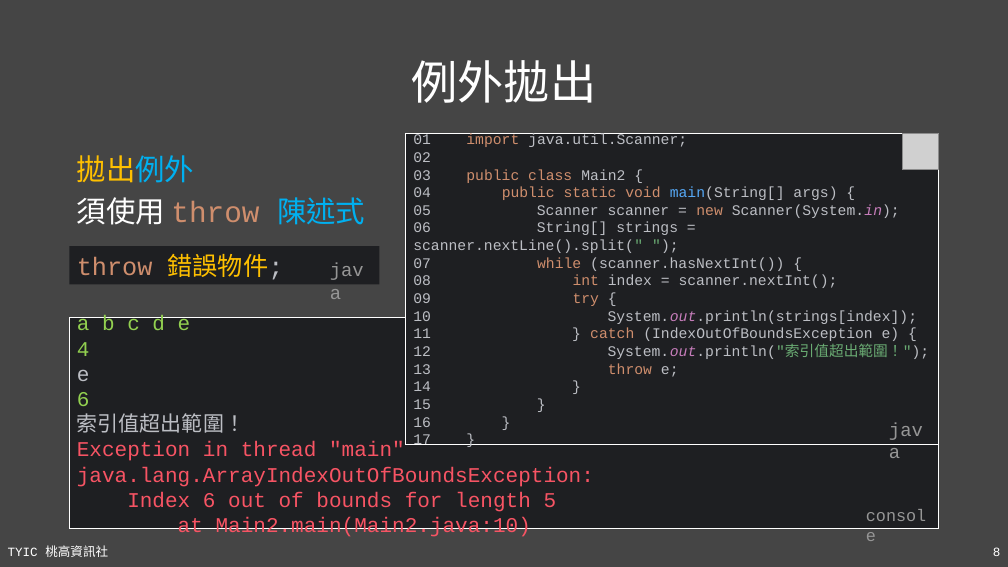
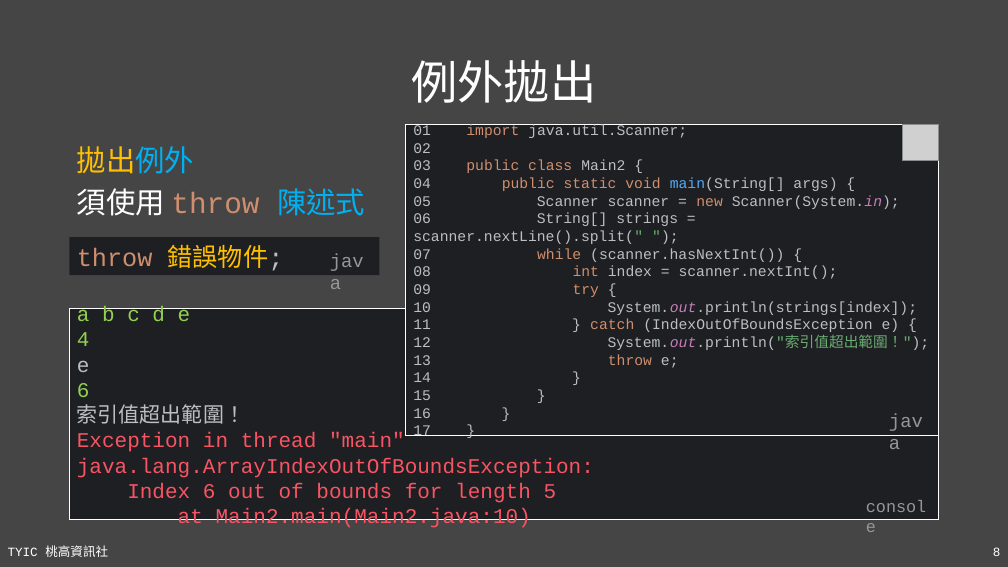
Before and after one commit to TYSHIC/slides, a slide deck: slide 8 of ppt/15_例外處理.pptx. Drawn at 1008x567 pixels with LibreOffice and Linux fonts; fonts in the diff are those of the drawing; grey boxes stand for pictures. Boxes give left, top, right and bottom in pixels: in the first picture for what was removed or moved away, otherwise in the second. Text is boxed around its words. In the diff, an @@ line names an element or a change of style, - is before the commit and + after.

```diff
--- a/ppt/15_例外處理.pptx
+++ b/ppt/15_例外處理.pptx
@@ 4 texts, 3 rectangles, 1 picture: place and size @@
-4 texts, 3 rectangles, 1 picture at bbox=[70, 134, 939, 529]
+4 texts, 3 rectangles, 1 picture at bbox=[70, 125, 939, 520]
```
Also in this commit, not shown: 1 other slide changed, 9 other files.
